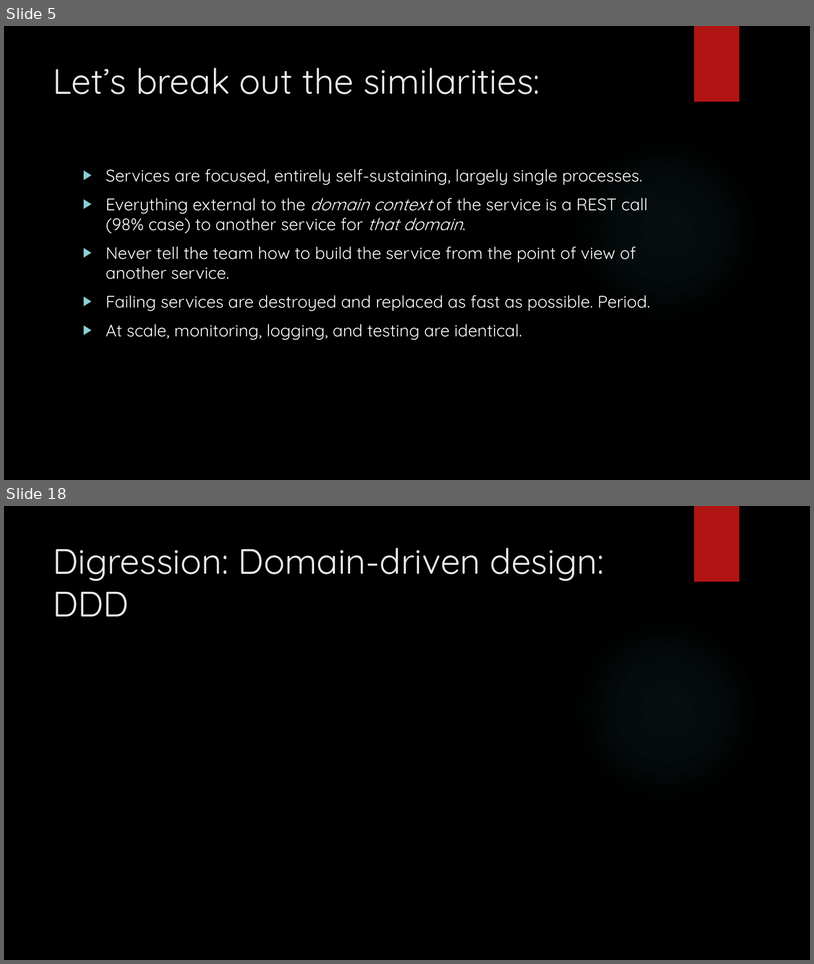
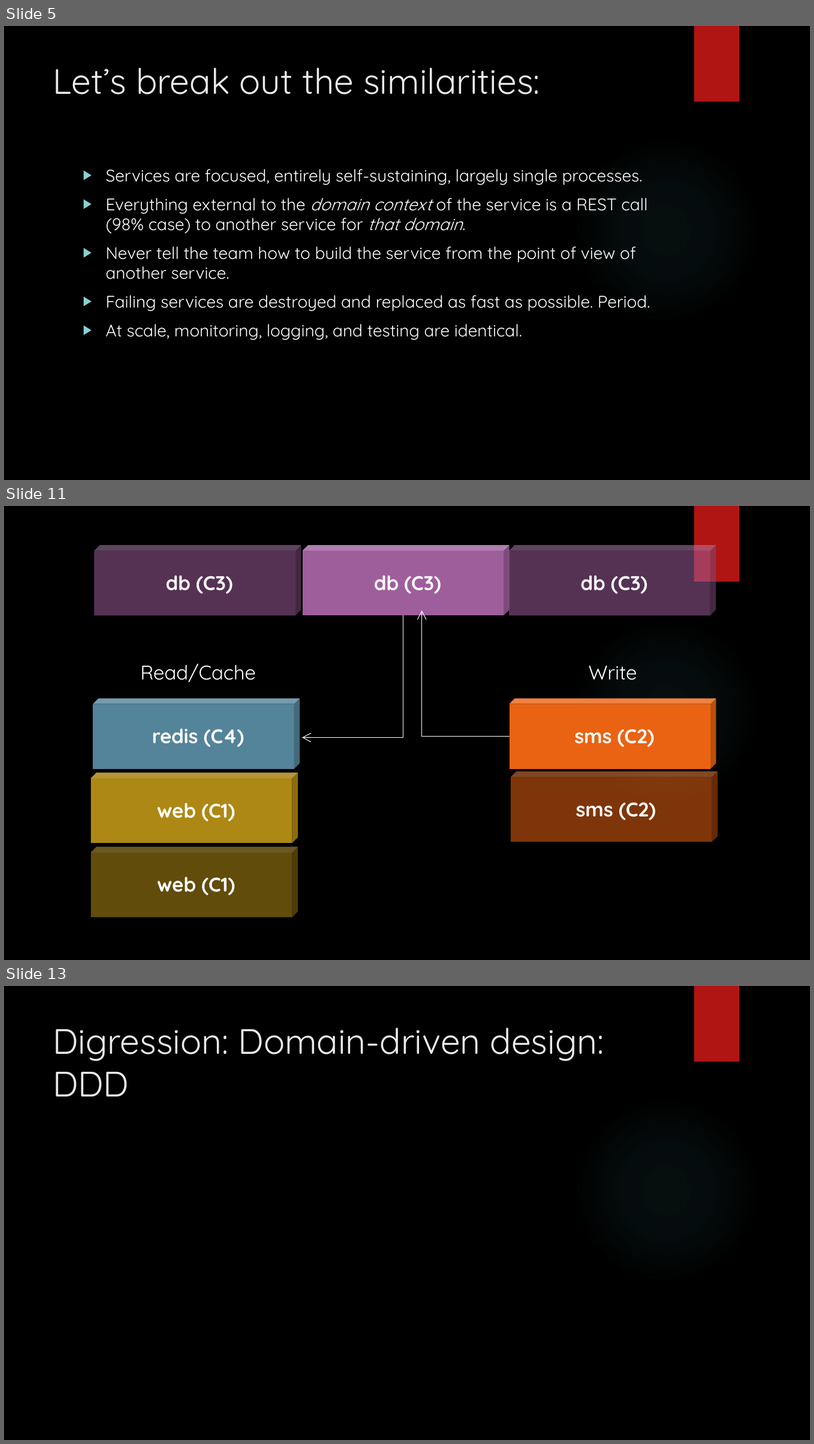
Before and after one commit to arif-aigonix/leap2015, a slide deck: Microservices Overview.pptx. Shown one above the other, each under a label of ours: slides 5 and 18 before the commit, slides 5, 11 and 13 after it; the slides between them are not shown. The pictures are 814x964 and 814x1444 pixels, drawn with LibreOffice and Linux fonts; fonts in the diff are those of the drawing; background and template pictures are left out. Boxes give left, top, right and bottom in pixels: in the first picture for what was removed or moved away, otherwise in the second. Text is boxed around its words. In the diff, an @@ line names an element or a change of style, - is before the commit and + after.

```diff
--- a/Microservices Overview.pptx
+++ b/Microservices Overview.pptx
@@ slide 11 added at (4, 506, 810, 960), background picture (left out); not listed: 2 template elements that a slide beside it also shows @@
@@ cube added at (94, 546, 301, 615), fill #9E5E9B at 54% opacity @@
@@ cube added at (303, 546, 510, 615), fill #9E5E9B @@
@@ cube added at (509, 546, 716, 615), fill #9E5E9B at 54% opacity @@
@@ text added at (166, 575, 233, 594), 23.5 pt, text #FFFFFF, bold @@
+db (C3)
@@ text added at (374, 575, 441, 594), 23.5 pt, text #FFFFFF, bold @@
+db (C3)
@@ text added at (581, 575, 648, 594), 23.5 pt, text #FFFFFF, bold @@
+db (C3)
@@ elbow arrow added from (510, 736) to (422, 610), #FFFFFF 0.75 pt @@
@@ elbow arrow added from (403, 615) to (302, 737), #FFFFFF 0.75 pt @@
@@ text added at (140, 663, 256, 682), 23.5 pt, text #FFFFFF @@
+Read/Cache
@@ text added at (589, 666, 638, 680), 23.5 pt, text #FFFFFF @@
+Write
@@ cube added at (93, 699, 300, 769), fill #54849A @@
@@ cube added at (510, 699, 717, 769), fill #EA6312 @@
@@ text added at (152, 728, 245, 747), 23.5 pt, text #FFFFFF, bold @@
+redis (C4)
@@ text added at (575, 729, 655, 747), 23.5 pt, text #FFFFFF, bold @@
+sms (C2)
@@ cube added at (91, 772, 298, 843), fill #DAAA1A at 80% opacity @@
@@ cube added at (511, 771, 718, 841), fill #EA6312 at 54% opacity @@
@@ text added at (157, 802, 235, 821), 23.5 pt, text #FFFFFF, bold @@
+web (C1)
@@ text added at (576, 802, 656, 820), 23.5 pt, text #FFFFFF, bold @@
+sms (C2)
@@ cube added at (91, 847, 298, 917), fill #B68E15 at 54% opacity @@
@@ text added at (157, 876, 235, 895), 23.5 pt, text #FFFFFF, bold @@
+web (C1)
@@ what was slide 18 is now slide 13 @@
```
Also in this commit, not shown: 1 slide changed, 10 other slides added, 3 slides removed, 3 other files.
